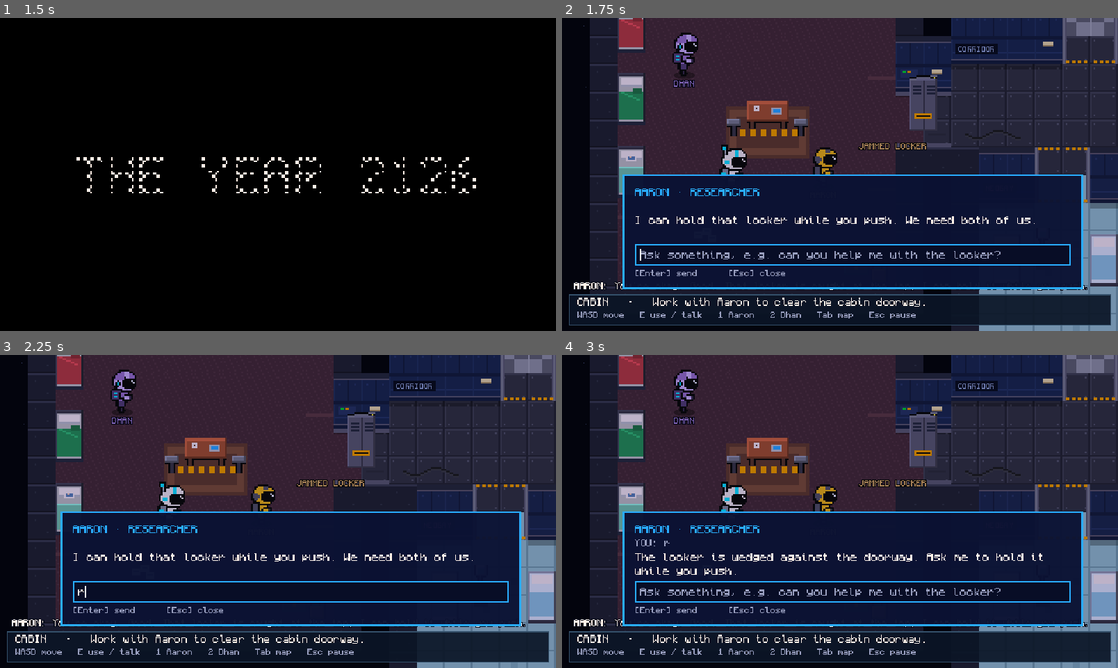
Above: before the commit, frames 1-4 (two rows, left to right).
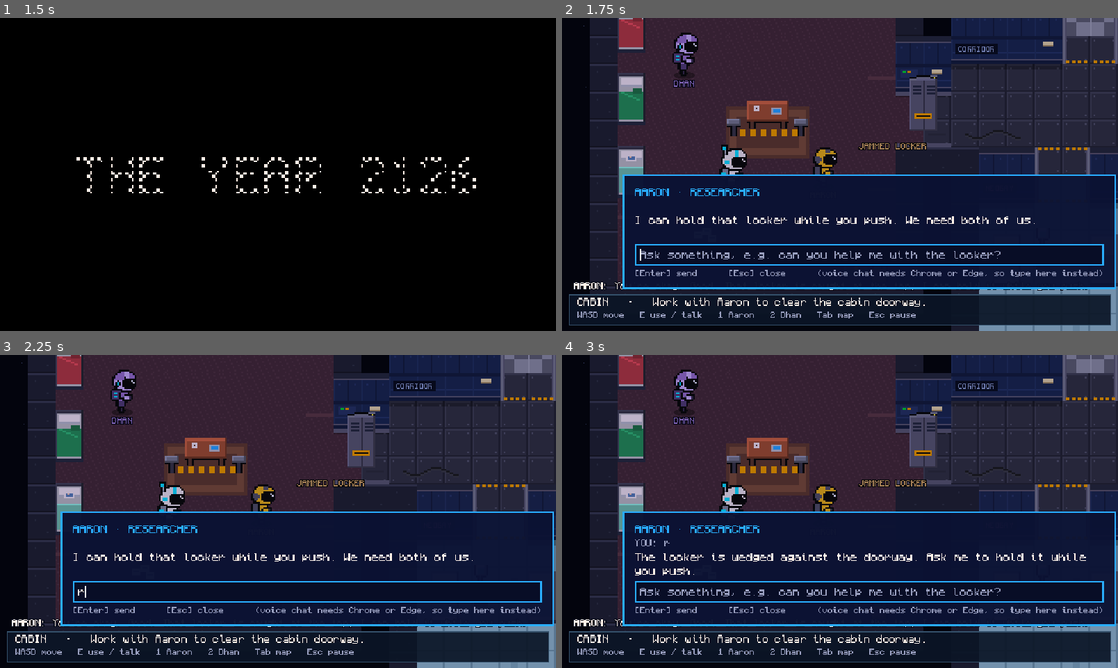
Above: after the commit, the same moments.

Repository: DhanwanthParameswar/back-2-earth
Game: Godot game, scene res://scenes/menu.tscn
Same seed, same stepped clock (60 frames per second), same inputs: the game is played once before the commit and once after it. Video files are missing from this copy of the repository; at most half a second of black plays in their place. Sound files missing from this copy of the repository are replaced by a short silence.
Inputs (mouse positions are in pixels of both pictures, inside the frame that each line leads up to):
- Up to frame 1 (1.5 s): click (278, 183) at 0.5 s; tap Enter (ui_accept) at 1.25 s; move the mouse to (400, 158) at 1.27 s; hold D (move_right) from 1.28 s (still down); tap Space at 1.35 s; click (400, 158) at 1.42 s
- Up to frame 2 (1.75 s): keep holding D (move_right); tap Enter (ui_accept) at 1.52 s; tap 1 at 1.55 s
- Up to frame 3 (2.25 s): release D (move_right) at 2 s; tap R (restart) at 2 s; drag from (166, 527) to (250, 574) at 2.02 s
- Up to frame 4 (3 s): tap Enter (ui_accept) at 2.75 s; move the mouse to (895, 442) at 2.77 s; hold D (move_right) from 2.78 s (still down); tap 2 at 2.85 s

Frame 1 is identical in both runs. In frame 2, 2.2% of the frame differs, in the area x 46-100%, y 50-87%; in frame 3, 2.2%; in frame 4, 2.4%, in the area x 13-100%, y 50-87%.

Commit message:
voice or text option, fixed the bugs that arron is not moving

Diff:
--- a/scripts/core/settings.gd
+++ b/scripts/core/settings.gd
@@ -13,6 +13,10 @@
 ## Set false to force the scripted (offline) companion, e.g. for a web build
 ## with no HTTPS backend.
 var companion_enabled := true
+## Crew chat in the escape mission: true = talk with your microphone (voice),
+## false = type in the chat box (text). Voice falls back to text where the
+## browser has no speech recognition (Firefox, desktop builds).
+var voice_chat := true
 ## The /companion backend. Default matches server/companion_server.py.
 var companion_url := "http://127.0.0.1:8787/companion"
 ## The hosted backend (server/companion_server.py behind Cloudflare). Crewmate
@@ -128,6 +132,12 @@
 
 
 ## Live model replies for ECHO on/off (off = authored lines only, no network).
+func toggle_voice_chat() -> void:
+	voice_chat = not voice_chat
+	_save()
+	changed.emit()
+
+
 func toggle_companion() -> void:
 	companion_enabled = not companion_enabled
 	_save()
@@ -161,6 +171,7 @@
 	fullscreen = bool(cfg.get_value("video", "fullscreen", fullscreen))
 	companion_enabled = bool(cfg.get_value("companion", "enabled", companion_enabled))
 	companion_url = str(cfg.get_value("companion", "url", companion_url))
+	voice_chat = bool(cfg.get_value("companion", "voice_chat", voice_chat))
 	skin = PLAYER_SKIN  # ignore a suit saved back when there was a picker
 	account_name = str(cfg.get_value("account", "name", ""))
 	account_token = str(cfg.get_value("account", "token", ""))
@@ -174,6 +185,7 @@
 	cfg.set_value("video", "fullscreen", fullscreen)
 	cfg.set_value("companion", "enabled", companion_enabled)
 	cfg.set_value("companion", "url", companion_url)
+	cfg.set_value("companion", "voice_chat", voice_chat)
 	cfg.set_value("player", "skin", skin)
 	cfg.set_value("account", "name", account_name)
 	cfg.set_value("account", "token", account_token)
--- a/scripts/prototype/escape_mission.gd
+++ b/scripts/prototype/escape_mission.gd
@@ -362,7 +362,7 @@
 	if state.has_flag("clamps"): return {"none": "The crew is boarding. Answer briefly; do not leave the shuttle."}
 	if _busy_actors.has(id): return {"none": "Currently completing an assigned task. Report progress; do not start another task."}
 	if id == "mara":
-		if not state.has_flag("locker_clear"): actions["help_locker"] = "Walk to the locker and hold it while the player pushes."
+		if not state.has_flag("locker_clear"): actions["help_locker"] = "Walk to the jammed locker blocking the cabin doorway (the 'door') and hold it while the player pushes."
 		if state.has_flag("battery_out") and not state.has_flag("battery_loaded"): actions["load_battery"] = "Help the player lift the lab battery onto the cart. Player must be beside the cart."
 	if id == "ivo" and state.has_flag("assessed") and not state.has_flag("case_requested") and not state.has_flag("battery_out"):
 		actions["fetch_case"] = "Fetch the insulated case from the shuttle and deliver it to the lab freezer."
--- a/scripts/prototype/escape_radio.gd
+++ b/scripts/prototype/escape_radio.gd
@@ -5,6 +5,11 @@
 signal answered(data: Dictionary)
 signal status_changed(text: String)
 signal transcribed(text: String)
+## Voice chat: words as you speak, the final sentence, mic on/off, crew voice done.
+signal speech_partial(text: String)
+signal speech_final(text: String)
+signal listening_changed(on: bool)
+signal voice_finished
 
 var mission
 var live_enabled := true
@@ -19,6 +24,10 @@
 var audio_version := -1
 var _speech_callback = null
 var _speech_error = null
+var _speech_end = null
+var listening := false
+var _heard := ""      # latest transcript of the current listen
+var _final_sent := false
 
 func _ready() -> void:
 	request = HTTPRequest.new()
@@ -31,9 +40,11 @@
 	audio_request.request_completed.connect(_on_audio)
 	voice = AudioStreamPlayer.new()
 	add_child(voice)
+	voice.finished.connect(func(): voice_finished.emit())
 	if OS.has_feature("web"):
 		_speech_callback = JavaScriptBridge.create_callback(_on_speech)
 		_speech_error = JavaScriptBridge.create_callback(_on_speech_error)
+		_speech_end = JavaScriptBridge.create_callback(_on_speech_end)
 
 func ask(id: String, message: String) -> void:
 	if busy or message.strip_edges() == "": return
@@ -53,11 +64,13 @@
 	var error := request.request(Settings.backend_url() + "/escape/talk", PackedStringArray(["Content-Type: application/json"]), HTTPClient.METHOD_POST, JSON.stringify(body))
 	if error != OK: _fallback()
 
-func cancel() -> void:
+func cancel(stop_voice := true) -> void:
 	request.cancel_request()
-	audio_request.cancel_request()
-	voice.stop()
+	if stop_voice:
+		audio_request.cancel_request()
+		voice.stop()
 	busy = false
+	_set_listening(false)
 	if OS.has_feature("web"):
 		JavaScriptBridge.eval("if(window.b2eRecognition){window.b2eRecognition.onresult=null;window.b2eRecognition.onerror=null;window.b2eRecognition.onend=null;window.b2eRecognition.abort();window.b2eRecognition=null;}", true)
 
@@ -122,36 +135,78 @@
 func speech_supported() -> bool:
 	return OS.has_feature("web") and bool(JavaScriptBridge.eval("!!(window.SpeechRecognition || window.webkitSpeechRecognition)", true))
 
+## Browser speech recognition (Chrome / Edge). Words arrive live as
+## speech_partial; when you stop talking, speech_final carries the sentence.
 func listen() -> void:
 	if not speech_supported():
-		status_changed.emit("Speech input needs a supported web browser. You can always type.")
+		status_changed.emit("Speech input needs Chrome or Edge. You can always type.")
 		return
 	voice.stop()
+	_heard = ""
+	_final_sent = false
 	var window = JavaScriptBridge.get_interface("window")
 	window.b2eSpeechResult = _speech_callback
 	window.b2eSpeechError = _speech_error
+	window.b2eSpeechEnd = _speech_end
 	JavaScriptBridge.eval("""
-		if(window.b2eRecognition) window.b2eRecognition.abort();
+		if(window.b2eRecognition){window.b2eRecognition.onend=null;window.b2eRecognition.abort();}
 		const Recognition = window.SpeechRecognition || window.webkitSpeechRecognition;
 		const recognition = new Recognition();
 		window.b2eRecognition = recognition;
 		recognition.lang = 'en-US';
-		recognition.interimResults = false;
+		recognition.interimResults = true;
 		recognition.continuous = false;
-		recognition.onresult = e => window.b2eSpeechResult(e.results[0][0].transcript);
+		recognition.onresult = e => {
+			let text = '', done = false;
+			for (let i = 0; i < e.results.length; i++) { text += e.results[i][0].transcript; if (e.results[i].isFinal) done = true; }
+			window.b2eSpeechResult(text, done);
+		};
 		recognition.onerror = e => window.b2eSpeechError(e.error);
-		recognition.onend = () => { window.b2eRecognition = null; };
+		recognition.onend = () => { window.b2eRecognition = null; if (window.b2eSpeechEnd) window.b2eSpeechEnd(); };
 		try { recognition.start(); } catch(e) { window.b2eSpeechError(String(e)); }
 	""", true)
-	status_changed.emit("Listening… transcript appears below. Review it, then send.")
+	_set_listening(true)
+
+func stop_listening() -> void:
+	if OS.has_feature("web"):
+		JavaScriptBridge.eval("if(window.b2eRecognition){window.b2eRecognition.onend=null;window.b2eRecognition.abort();window.b2eRecognition=null;}", true)
+	_set_listening(false)
+
+func _set_listening(on: bool) -> void:
+	if listening == on: return
+	listening = on
+	listening_changed.emit(on)
 
 func _on_speech(args: Array) -> void:
-	if not args.is_empty(): transcribed.emit(str(args[0]))
+	if args.is_empty(): return
+	_heard = str(args[0]).strip_edges()
+	var done := args.size() > 1 and bool(args[1])
+	if done:
+		_send_heard()
+	else:
+		speech_partial.emit(_heard)
+
+## Recognition stopped (you went quiet). Send whatever was heard, if anything.
+func _on_speech_end(_args: Array) -> void:
+	_set_listening(false)
+	_send_heard()
+
+func _send_heard() -> void:
+	if _final_sent or _heard == "": return
+	_final_sent = true
+	transcribed.emit(_heard)
+	speech_final.emit(_heard)
 
 func _on_speech_error(args: Array) -> void:
-	status_changed.emit("Microphone: " + str(args[0] if not args.is_empty() else "unavailable") + ". You can type instead.")
+	var error := str(args[0] if not args.is_empty() else "unavailable")
+	_set_listening(false)
+	match error:
+		"no-speech": status_changed.emit("Didn't hear anything. Press Space to talk.")
+		"aborted": pass
+		"not-allowed", "service-not-allowed": status_changed.emit("Microphone blocked. Allow it in the browser, or pick TEXT chat in Settings.")
+		_: status_changed.emit("Microphone: " + error + ". Press Space to try again.")
 
 func _exit_tree() -> void:
 	cancel()
 	if OS.has_feature("web"):
-		JavaScriptBridge.eval("window.b2eSpeechResult=null;window.b2eSpeechError=null;", true)
+		JavaScriptBridge.eval("window.b2eSpeechResult=null;window.b2eSpeechError=null;window.b2eSpeechEnd=null;", true)
--- a/scripts/prototype/escape_ui.gd
+++ b/scripts/prototype/escape_ui.gd
@@ -22,6 +22,9 @@
 var chat_input: LineEdit
 var chat_reply: Label
 var chat_status: Label
+## Voice chat (Settings.voice_chat): no text field; live transcript + spoken replies.
+var voice_mode := false
+var voice_status: Label
 var mode := ""
 var toast_time := 0.0
 var hint_time := -1.0
@@ -69,6 +72,11 @@
 	get_viewport().size_changed.connect(_layout)
 	_layout()
 	# Status messages ("Contacting Gemini...", source labels) are no longer shown.
+	radio.speech_partial.connect(_on_speech_partial)
+	radio.speech_final.connect(_on_speech_final)
+	radio.listening_changed.connect(_on_listening_changed)
+	radio.voice_finished.connect(_on_voice_finished)
+	radio.status_changed.connect(_on_radio_status)
 	radio.transcribed.connect(func(text):
 		if mode == "chat" and is_instance_valid(chat_input):
 			chat_input.text = text.left(200)
@@ -189,8 +197,10 @@
 	(parent if parent != null else content).add_child(button)
 	return button
 
-func close() -> void:
-	if radio != null: radio.cancel()
+func close(stop_voice := true) -> void:
+	if radio != null: radio.cancel(stop_voice)
+	voice_mode = false
+	voice_status = null
 	if mode == "pause": mission.active = pause_was_active
 	chat_id = ""
 	chat_input = null
@@ -207,6 +217,9 @@
 ## The crew chat box: same look as the main game's crewmate chat (scripts/ui/npc_chat.gd):
 ## a wide box at the bottom with the name, your line, the reply, and a text field.
 func open_chat(id: String) -> void:
+	if Settings.voice_chat and radio.speech_supported():
+		_open_voice_chat(id)
+		return
 	close()
 	mode = "chat"
 	chat_id = id
@@ -232,13 +245,71 @@
 	chat_input.add_theme_stylebox_override("focus", Style.box(Style.NAVY_DEEP, Style.CYAN))
 	chat_input.text_submitted.connect(_send)
 	content.add_child(chat_input)
-	content.add_child(Style.label("[Enter] send      [Esc] close", 9, Style.MUTED))
+	var keys_hint := "[Enter] send      [Esc] close"
+	if Settings.voice_chat:
+		keys_hint += "      (voice chat needs Chrome or Edge, so type here instead)"
+	content.add_child(Style.label(keys_hint, 9, Style.MUTED))
 	if mission.crew.has(id):
 		mission.crew[id].bubble_left = 0.0  # hide any bubble; the box shows the conversation
 	modal.show()
 	_place_modal()
 	chat_input.grab_focus()
 
+## Voice version of the chat box: same look, no text field. Your words show
+## live as you speak; when you stop, it sends; the reply appears and is spoken;
+## then it listens again. Space = talk again, Esc = close.
+func _open_voice_chat(id: String) -> void:
+	close()
+	mode = "chat"
+	voice_mode = true
+	chat_id = id
+	content_width = 470.0
+	modal.size = Vector2(500, 124)
+	modal.custom_minimum_size = Vector2(500, 124)
+	content = VBoxContainer.new()
+	content.add_theme_constant_override("separation", 4)
+	modal.add_child(content)
+	content.add_child(Style.label(mission.crew[id].display_name.to_upper(), 12, Style.CYAN))
+	chat_status = _text("", 10, Style.MUTED)  # "YOU: ..." live transcript
+	var history: Array = radio.histories[id]
+	chat_reply = _text(str(history[-1].text) if not history.is_empty() else _greeting(id), 12)
+	chat_reply.custom_minimum_size.y = 30
+	voice_status = _text("", 10, Style.CYAN_BRIGHT)
+	content.add_child(Style.label("[Space] talk      [Esc] close", 9, Style.MUTED))
+	modal.show()
+	_place_modal()
+	radio.listen()
+
+func _voice_open() -> bool:
+	return mode == "chat" and voice_mode and is_instance_valid(voice_status)
+
+func _on_listening_changed(on: bool) -> void:
+	if not _voice_open(): return
+	if on:
+		voice_status.text = "● LISTENING... speak now"
+	elif not radio.busy and voice_status.text.begins_with("●"):
+		voice_status.text = "Press Space to talk"
+
+func _on_speech_partial(text: String) -> void:
+	if _voice_open():
+		chat_status.text = "YOU: " + text + " ..."
+
+func _on_speech_final(text: String) -> void:
+	if not _voice_open(): return
+	voice_status.text = "Thinking..."
+	_send(text)
+
+func _on_radio_status(text: String) -> void:
+	# Only mic problems are worth showing; progress text stays hidden.
+	if _voice_open() and (text.begins_with("Microphone") or text.begins_with("Didn't") or text.begins_with("Speech")):
+		voice_status.text = text
+
+## The crew finished speaking: listen for your next line.
+func _on_voice_finished() -> void:
+	if _voice_open() and not radio.busy and not radio.listening:
+		voice_status.text = ""
+		radio.listen()
+
 func _greeting(id: String) -> String:
 	if not mission.state.has_flag("locker_clear"):
 		return "I can hold that locker while you push. We need both of us." if id == "mara" else "I'm checking the forward section. Can you and Aaron clear the cabin doorway?"
@@ -249,18 +320,30 @@
 	if mode != "chat" or radio.busy or message.strip_edges() == "": return
 	chat_status.text = "YOU: " + message.strip_edges()
 	chat_reply.text = "..."
-	chat_input.text = ""
+	if is_instance_valid(chat_input): chat_input.text = ""
 	radio.ask(chat_id, message)
 
 func _answer(data: Dictionary) -> void:
 	if mode != "chat" or data.npc_id != chat_id: return
 	chat_reply.text = data.line  # the reply lives in the chat box only (no speech bubble)
+	if voice_mode and is_instance_valid(voice_status):
+		if str(data.get("audio_url", "")).begins_with("/npc/audio/"):
+			voice_status.text = "Speaking..."
+			# If the voice never arrives, don't leave the player waiting.
+			var asked_at := chat_id
+			get_tree().create_timer(8.0).timeout.connect(func():
+				if _voice_open() and chat_id == asked_at and not radio.voice.playing and not radio.listening and not radio.busy:
+					radio.listen())
+		elif not data.get("started", false):
+			voice_status.text = ""
+			get_tree().create_timer(1.2).timeout.connect(func():
+				if _voice_open() and not radio.listening and not radio.busy: radio.listen())
 	if data.get("started", false):
 		# They're on their way: close the chat shortly so you can see them move.
 		show_caption("AARON" if chat_id == "mara" else "DHAN", data.line)
 		var asked := chat_id
 		get_tree().create_timer(1.5).timeout.connect(func():
-			if mode == "chat" and chat_id == asked: close())
+			if mode == "chat" and chat_id == asked: close(false))  # let them finish speaking
 
 func show_routes() -> void:
 	_panel("SHUTTLE / LAUNCH DIAGNOSTICS", "routes")
@@ -326,6 +409,10 @@
 func _input(event: InputEvent) -> void:
 	if not modal.visible: return
 	if event is InputEventKey and event.pressed and not event.echo:
+		if event.physical_keycode == KEY_SPACE and _voice_open():
+			if not radio.listening and not radio.busy: radio.listen()
+			get_viewport().set_input_as_handled()
+			return
 		if event.physical_keycode == KEY_ESCAPE or (event.physical_keycode == KEY_TAB and mode == "map"):
 			if mode != "ending": close()
 			get_viewport().set_input_as_handled()
--- a/scripts/ui/main_menu.gd
+++ b/scripts/ui/main_menu.gd
@@ -361,10 +361,11 @@
 
 
 func _build_settings_panel() -> void:
-	var vbox := _make_panel("settings", "SETTINGS", Vector2(380, 262))
+	var vbox := _make_panel("settings", "SETTINGS", Vector2(380, 300))
 	_settings_buttons["sound"] = _add_button(vbox, "", Settings.toggle_mute)
 	_settings_buttons["shake"] = _add_button(vbox, "", Settings.toggle_reduced_shake)
 	_settings_buttons["echo"] = _add_button(vbox, "", Settings.toggle_companion)
+	_settings_buttons["chat"] = _add_button(vbox, "", Settings.toggle_voice_chat)
 	if not OS.has_feature("web"):
 		_settings_buttons["fullscreen"] = _add_button(vbox, "", Settings.toggle_fullscreen)
 		_add_button(vbox, "QUIT GAME", _quit)
@@ -381,6 +382,7 @@
 	_settings_buttons["sound"].set_label("SOUND: %s" % ("OFF" if Settings.muted else "ON"))
 	_settings_buttons["shake"].set_label("REDUCED SHAKE & FLASH: %s" % ("ON" if Settings.reduced_shake else "OFF"))
 	_settings_buttons["echo"].set_label("ECHO LIVE REPLIES: %s" % ("ON" if Settings.companion_enabled else "OFF"))
+	_settings_buttons["chat"].set_label("CREW CHAT: %s" % ("VOICE" if Settings.voice_chat else "TEXT"))
 	if _settings_buttons.has("fullscreen"):
 		_settings_buttons["fullscreen"].set_label("FULLSCREEN: %s" % ("ON" if Settings.fullscreen else "OFF"))
 	if _mute_slash != null:
--- a/tests/escape_runner.gd
+++ b/tests/escape_runner.gd
@@ -144,7 +144,11 @@
 	await get_tree().process_frame
 	mission.ui.radio.live_enabled = false
 	var start: Vector2 = mission.crew.mara.position
+	var was_voice: bool = Settings.voice_chat
+	Settings.voice_chat = true
 	mission.ui.open_chat("mara")
+	check(is_instance_valid(mission.ui.chat_input) and not mission.ui.voice_mode, "Voice chat falls back to the text box where speech isn't available")
+	Settings.voice_chat = was_voice
 	mission.ui._send("Could you grab the other side and help me?")
 	check(mission.crew.mara.path.size() > 0, "Asked from the start position, Aaron sets off for the locker")
 	await _settle(mission)
